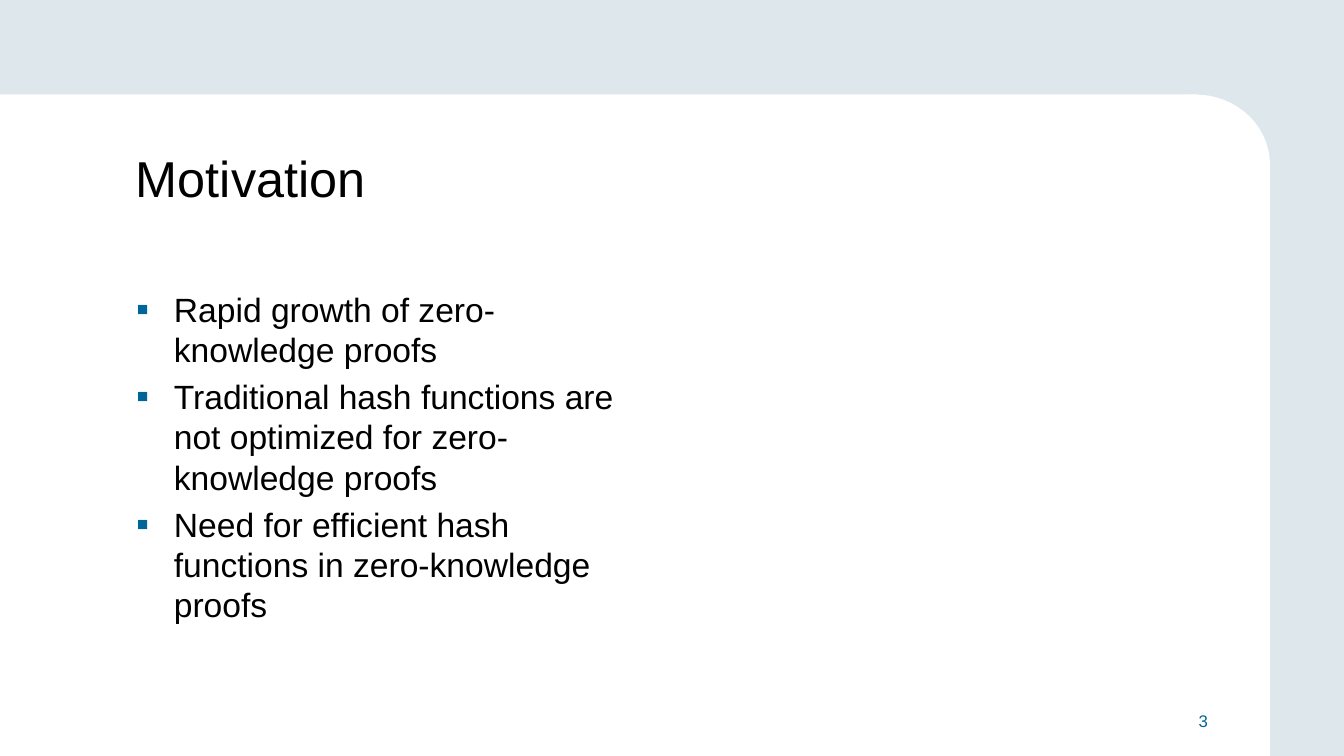
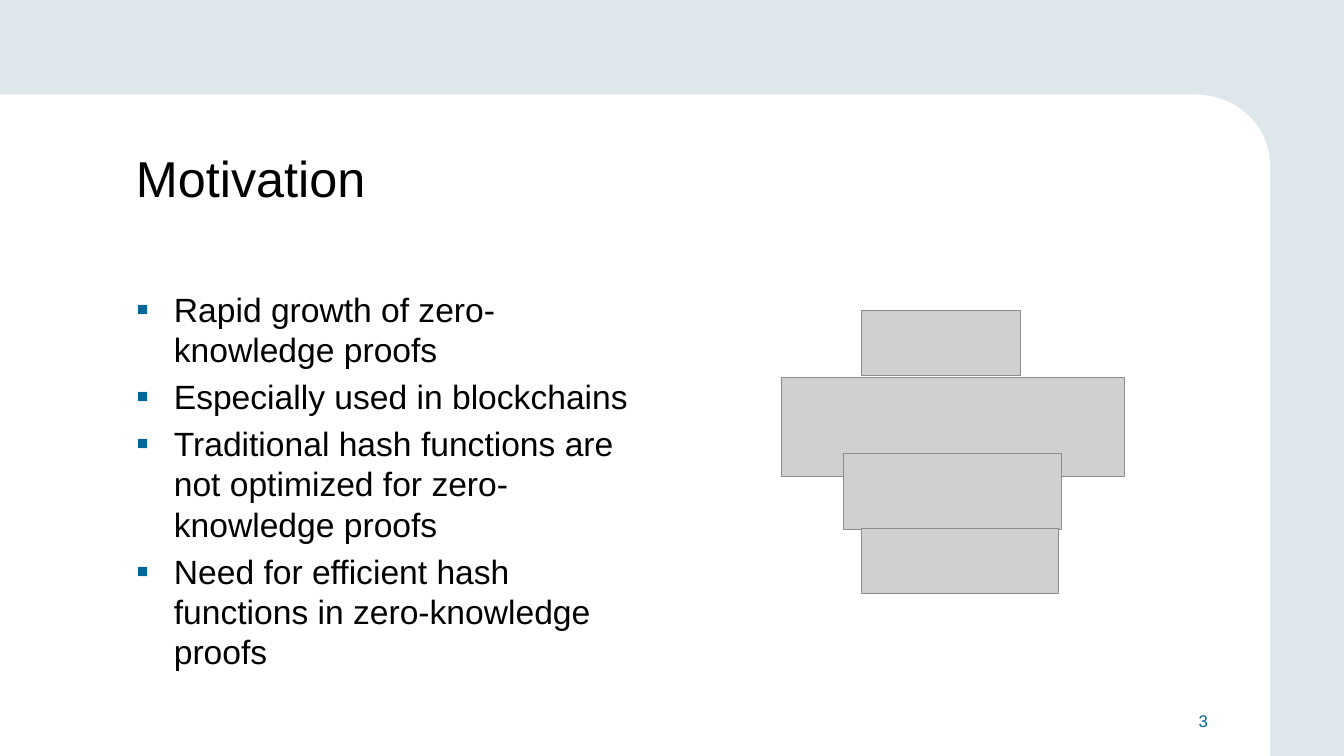
Before and after one commit to alexmllo/zk-hashes, a slide deck: slide 3 of thesis/slides.pptx. Drawn at 1344x756 pixels with LibreOffice and Linux fonts; fonts in the diff are those of the drawing; grey boxes stand for pictures; background and template pictures are left out. Boxes give left, top, right and bottom in pixels: in the first picture for what was removed or moved away, otherwise in the second. Text is boxed around its words. In the diff, an @@ line names an element or a change of style, - is before the commit and + after.

```diff
--- a/thesis/slides.pptx
+++ b/thesis/slides.pptx
@@ picture added at [862, 311, 1021, 375] @@
@@ text at [174, 384, 628, 416]: paragraph added @@
+▪ Especially used in blockchains
@@ picture added at [781, 378, 1124, 477] @@
@@ picture added at [844, 454, 1062, 530] @@
@@ picture added at [862, 528, 1060, 593] @@
```
Also in this commit, not shown: 11 other slides changed, 3 slides added, 4 slides removed.
